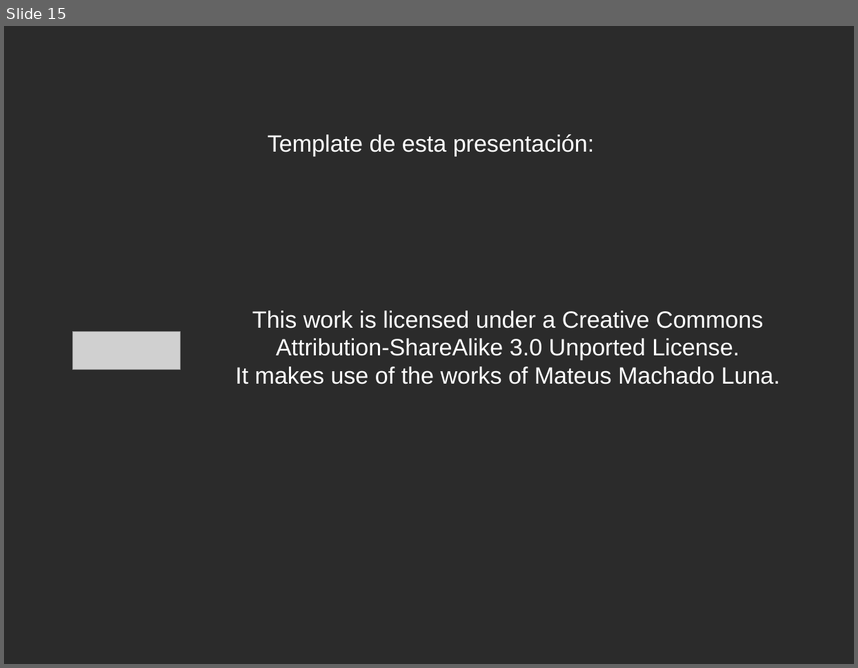
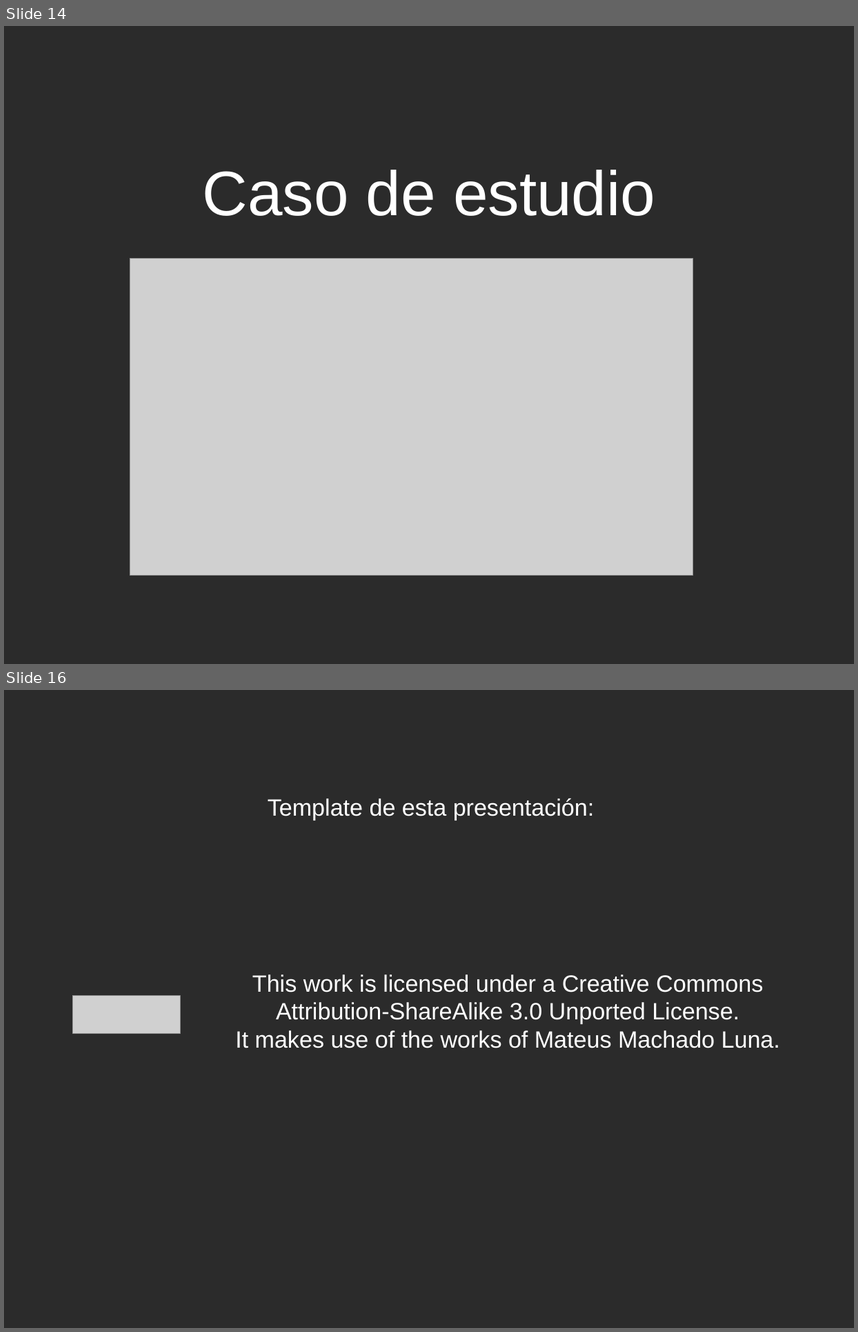
Before and after one commit to eamanu/Talks, a slide deck: 2019/JornadaEmpredendedorUNLAR/EmprendiendoConSoftwareLibre.odp. Shown one above the other, each under a label of ours: slide 15 before the commit, slides 14 and 16 after it; the slides between them are not shown. The pictures are 858x668 and 858x1332 pixels, drawn with LibreOffice and Linux fonts; fonts in the diff are those of the drawing; grey boxes stand for pictures; background and template pictures are left out; a plain dark background stands for a picture behind light text. Boxes give left, top, right and bottom in pixels: in the first picture for what was removed or moved away, otherwise in the second. Text is boxed around its words. In the diff, an @@ line names an element or a change of style, - is before the commit and + after.

```diff
--- a/2019/JornadaEmpredendedorUNLAR/EmprendiendoConSoftwareLibre.odp
+++ b/2019/JornadaEmpredendedorUNLAR/EmprendiendoConSoftwareLibre.odp
@@ slide 14 added at (4,26,854,664), background picture (left out) @@
@@ title added at (202,170,655,216), 58.6 pt, text #FFFFFF @@
+Caso de estudio
@@ picture added at (130,259,693,575) @@
@@ what was slide 15 is now slide 16 @@
```
Also in this commit, not shown: 3 other slides added, 3 slides removed.
